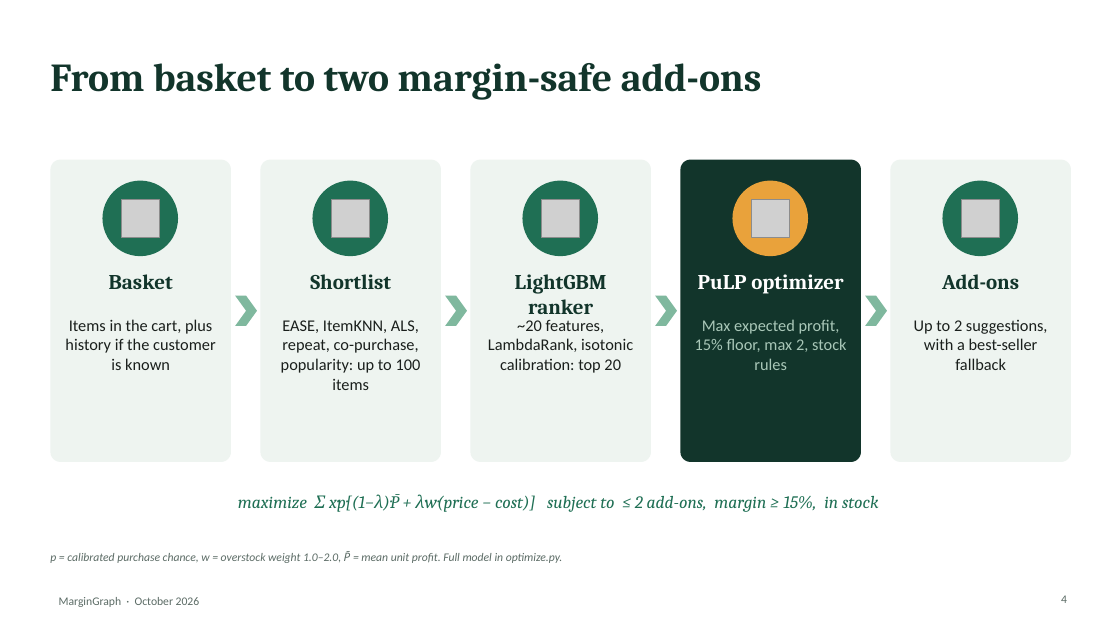
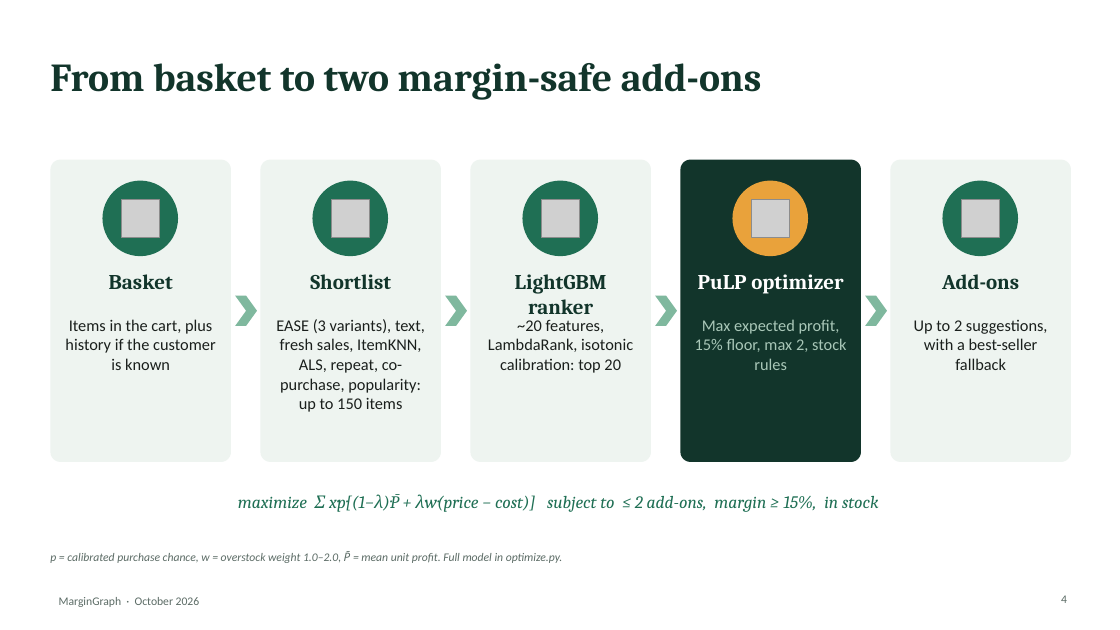
Before and after one commit to Sanskar1724/MarginGraph, a slide deck: slide 4 of docs/deck/MarginGraph_pitch_deck.pptx. Drawn at 1120x630 pixels with LibreOffice and Linux fonts; fonts in the diff are those of the drawing; grey boxes stand for pictures. Boxes give left, top, right and bottom in pixels: in the first picture for what was removed or moved away, otherwise in the second. Text is boxed around its words. In the diff, an @@ line names an element or a change of style, - is before the commit and + after.

Commit message:
Update quoted numbers to the accuracy run: deck, launch kit, industry plan, service doc, SVG, Space text
Hit@10 38.1% (was 35.6%), pool recall 65.3% (was 58.0%), MILP lambda=0.5
+14% realized profit (was +17% against the weaker first ranker). The old
run stays quoted as history where it explains the change.

```diff
--- a/docs/deck/MarginGraph_pitch_deck.pptx
+++ b/docs/deck/MarginGraph_pitch_deck.pptx
@@ text at [276,319,425,412]: text changed @@
-EASE, ItemKNN, ALS, repeat, co-purchase, popularity: up to 100 items
+EASE (3 variants), text, fresh sales, ItemKNN, ALS, repeat, co-purchase, popularity: up to 150 items
```
Also in this commit, not shown: 4 other slides changed, 23 other files.
